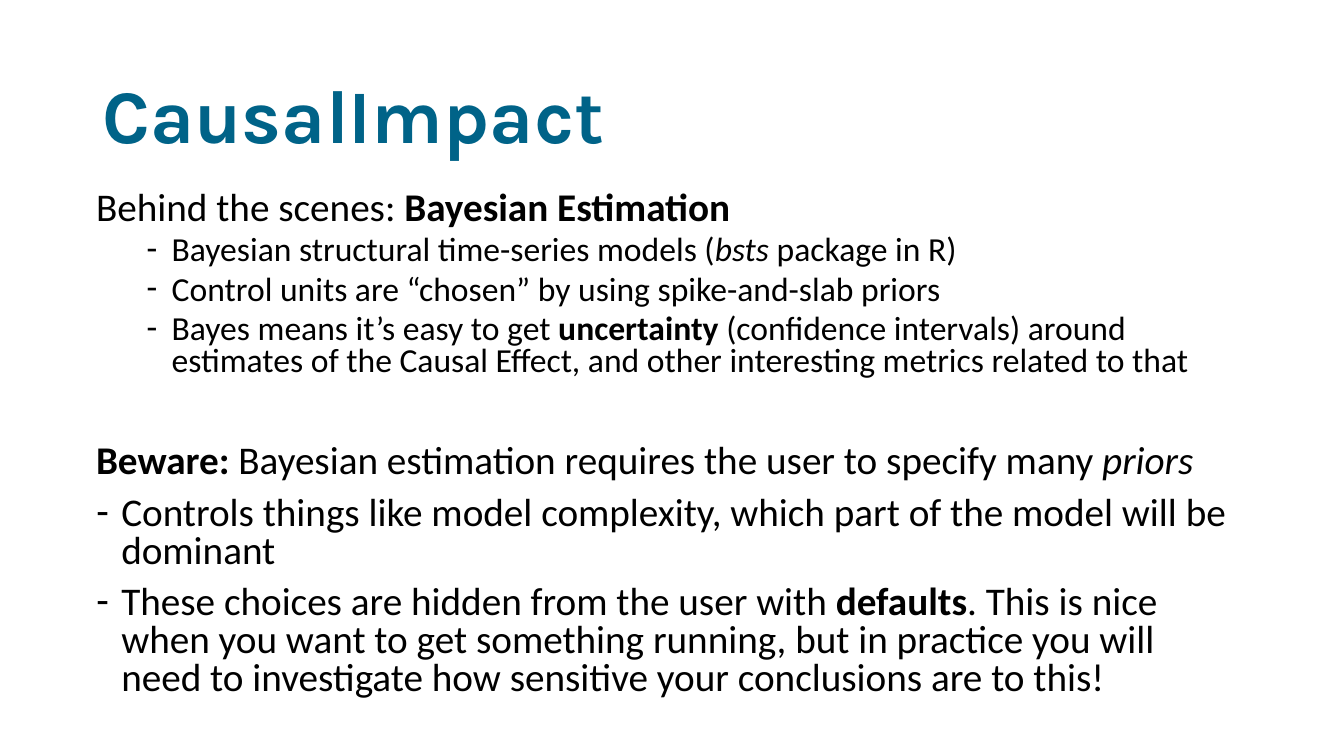
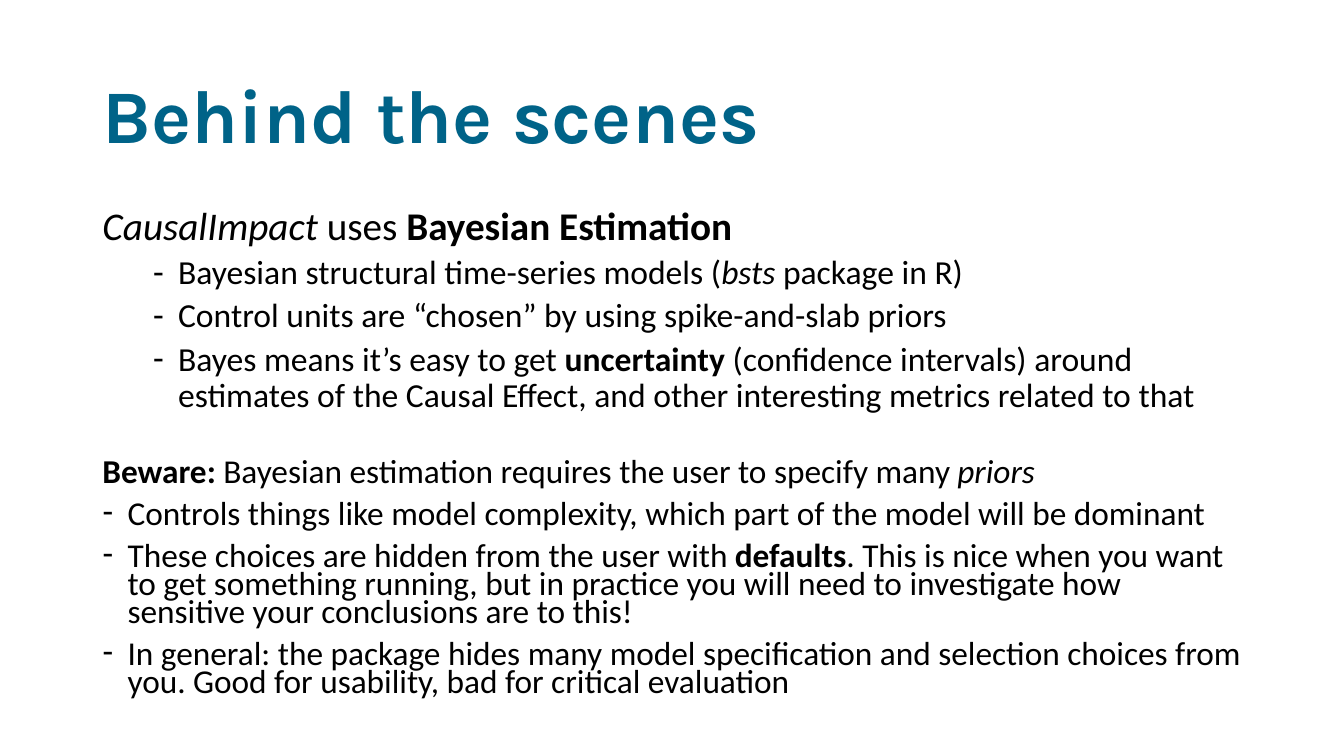
Before and after one commit to sodascience/workshop_causal_impact_assessment, a slide deck: slide 24 of lectures/04_causal_impact/causal_impact.pptx (slide 25 before the commit). Drawn at 1344x756 pixels with LibreOffice and Linux fonts; fonts in the diff are those of the drawing. Boxes give left, top, right and bottom in pixels: in the first picture for what was removed or moved away, otherwise in the second. Text is boxed around its words. In the diff, an @@ line names an element or a change of style, - is before the commit and + after.

Commit message:
first draft its and causal impact lecture, small changes elsewhere

```diff
--- a/lectures/04_causal_impact/causal_impact.pptx
+++ b/lectures/04_causal_impact/causal_impact.pptx
@@ title at [102,89,759,144]: text changed @@
-CausalImpact
+Behind the scenes
@@ text "CausalImpact uses Bayesian Estimation": place and size @@
-text "CausalImpact uses Bayesian Estimation" at [96,193,1226,698]
+text "CausalImpact uses Bayesian Estimation" at [102,212,1195,413]
@@ text at [102,212,732,247]: text changed @@
-Behind the scenes: Bayesian Estimation
+CausalImpact uses Bayesian Estimation
@@ text at [178,259,1195,413]: line spacing 0.8 to 0.9 @@
@@ text at [96,446,1226,698]: paragraphs removed @@
-Beware: Bayesian estimation requires the user to specify many priors
-– Controls things like model complexity, which part of the model will be dominant
-– These choices are hidden from the user with defaults. This is nice when you want to get something running, but in practice you will need to investigate how sensitive your conclusions are to this!
@@ text added at [102,460,1240,699], 23.8 pt, text #000000 @@
+Beware: Bayesian estimation requires the user to specify many priors
+– Controls things like model complexity, which part of the model will be dominant
+– These choices are hidden from the user with defaults. This is nice when you want to get something running, but in practice you will need to investigate how sensitive your conclusions are to this!
+– In general: the package hides many model specification and selection choices from you. Good for usability, bad for critical evaluation
```
Also in this commit, not shown: 3 other slides changed, 3 slides added, 5 slides removed, 5 other files.
